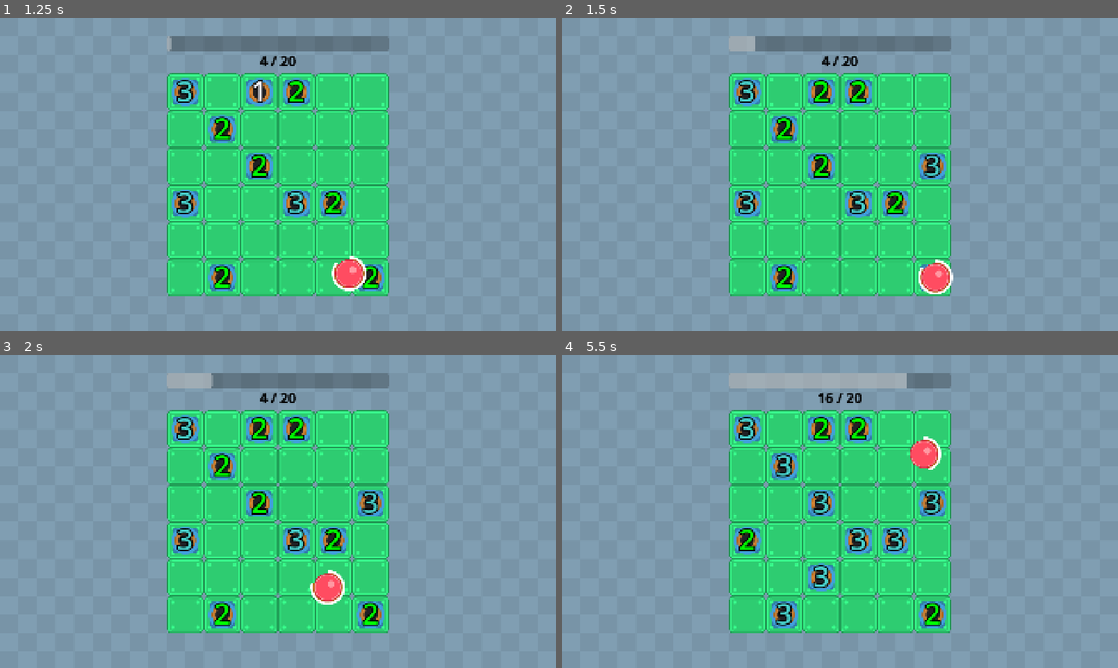
Above: before the commit, frames 1-4 (two rows, left to right).
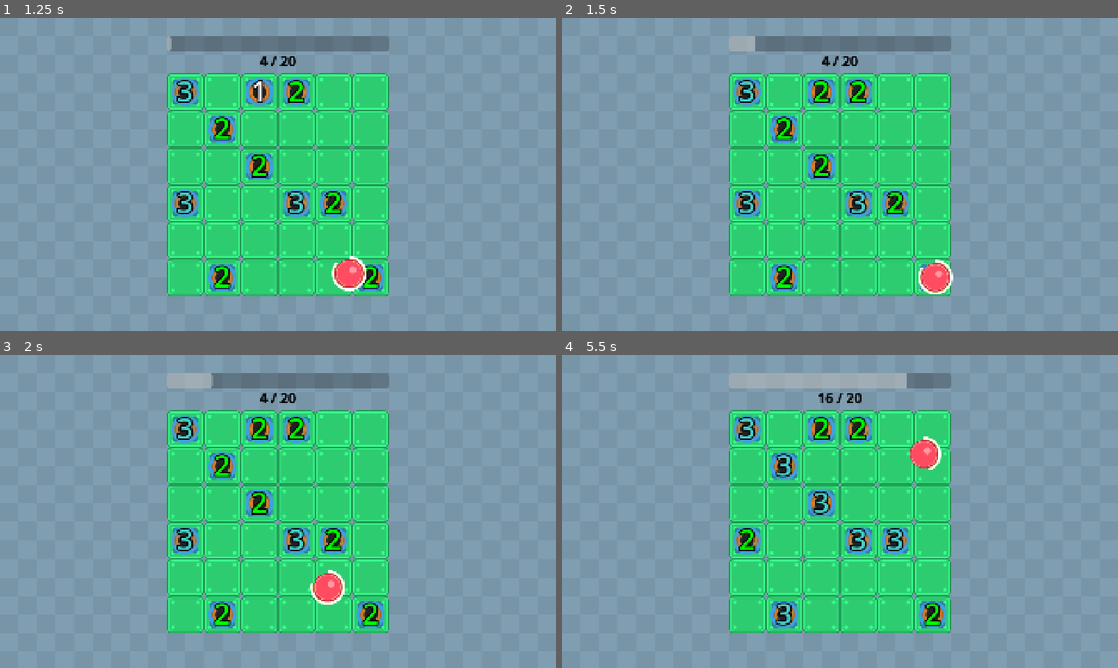
Above: after the commit, the same moments.

Repository: wanamelon/prototype_monorepo
Game: Godot game, scene res://source/bounce_main.tscn
Same seed, same stepped clock (60 frames per second), same inputs: the game is played once before the commit and once after it.
Inputs:
- Up to frame 1 (1.25 s): no input
- Up to frame 2 (1.5 s): no input
- Up to frame 3 (2 s): no input
- Up to frame 4 (5.5 s): no input

Frame 1 is identical in both runs. In frame 2, 0.4% of the frame differs, in the area x 64-70%, y 43-52%; in frame 3, 0.4%; in frame 4, 0.8%, in the area x 44-70%, y 43-76%.

Commit message:
Add pillar for bouncing
Limit max count

pillar delete after some hits

Diff:
--- a/roller/source/bounce_main.tscn
+++ b/roller/source/bounce_main.tscn
@@ -25,13 +25,18 @@
 item_id = 3
 metadata/_custom_type_script = "uid://ckw8rr21jqg1f"
 
+[sub_resource type="Resource" id="Resource_a5fj5"]
+script = ExtResource("2_vx23h")
+item_id = 4
+metadata/_custom_type_script = "uid://ckw8rr21jqg1f"
+
 [sub_resource type="ShaderMaterial" id="ShaderMaterial_to078"]
 shader = ExtResource("1_p5ard")
 shader_parameter/saturation = 0.30000001425
 
 [node name="BounceMain" type="Node2D"]
 script = ExtResource("1_ovsfe")
-items = Array[ExtResource("2_vx23h")]([SubResource("Resource_0panw"), SubResource("Resource_0panw"), SubResource("Resource_vx23h"), SubResource("Resource_k3n88"), SubResource("Resource_ovsfe")])
+items = Array[ExtResource("2_vx23h")]([SubResource("Resource_0panw"), SubResource("Resource_0panw"), SubResource("Resource_vx23h"), SubResource("Resource_k3n88"), SubResource("Resource_ovsfe"), SubResource("Resource_a5fj5")])
 
 [node name="TextureRect" type="TextureRect" parent="."]
 material = SubResource("ShaderMaterial_to078")
--- /dev/null
+++ b/roller/source/bounce_pillar.gd
@@ -0,0 +1,12 @@
+class_name BouncePillar extends Node2D
+
+var hit_points: int = 5
+
+func _ready():
+	$Hitbox.body_entered.connect(self._on_body_entered)
+
+func _on_body_entered(body):
+	if body is PlayerBall:
+		hit_points -= 1
+	if hit_points <= 0:
+		queue_free()
--- /dev/null
+++ b/roller/source/bounce_pillar.tscn
@@ -0,0 +1,27 @@
+[gd_scene load_steps=5 format=3 uid="uid://bej1km1vqhxtr"]
+
+[ext_resource type="Script" uid="uid://cam7syiypokk8" path="res://source/bounce_pillar.gd" id="1_kf50q"]
+[ext_resource type="Texture2D" uid="uid://ccdy67xn8m374" path="res://assets/rolling_ball/block_locked_square.png" id="1_no7k7"]
+
+[sub_resource type="RectangleShape2D" id="RectangleShape2D_kf50q"]
+size = Vector2(120, 120)
+
+[sub_resource type="RectangleShape2D" id="RectangleShape2D_wdnx5"]
+size = Vector2(124, 124)
+
+[node name="BouncePillar" type="Node2D"]
+script = ExtResource("1_kf50q")
+
+[node name="Sprite2D" type="Sprite2D" parent="."]
+scale = Vector2(2, 2)
+texture = ExtResource("1_no7k7")
+
+[node name="StaticBody2D" type="StaticBody2D" parent="."]
+
+[node name="CollisionShape2D" type="CollisionShape2D" parent="StaticBody2D"]
+shape = SubResource("RectangleShape2D_kf50q")
+
+[node name="Hitbox" type="Area2D" parent="."]
+
+[node name="CollisionShape2D" type="CollisionShape2D" parent="Hitbox"]
+shape = SubResource("RectangleShape2D_wdnx5")
--- a/roller/source/game_board.gd
+++ b/roller/source/game_board.gd
@@ -2,6 +2,7 @@
 
 const PLAYER_BALL_SCENE: PackedScene = preload("res://source/player_ball.tscn")
 const TILE_OBJECT_SCENE: PackedScene = preload("res://source/tile_object.tscn")
+const BOUNCE_PILLAR_SCENE: PackedScene = preload("res://source/bounce_pillar.tscn")
 var _random := RandomNumberGenerator.new()
 var _player_ball: PlayerBall
 
@@ -11,29 +12,42 @@
 	var available_cells: Array[Vector2i] = $TileMapLayer.get_used_cells().duplicate()
 	available_cells.shuffle()
 	for cell in available_cells.slice(0, 10 + round * 2):
-		_spawn_item(cell)
+		_spawn_item(_create_coin_random_level(), cell)
 
 func spawn_ball(items: Array[ItemDef]):
 	_player_ball = PLAYER_BALL_SCENE.instantiate().scene_init(items)
 	_player_ball.position = $TileMapLayer.map_to_local($TileMapLayer.get_used_cells().pick_random())
-	_player_ball.spawn_item.connect(self._spawn_item_in_random_cell)
+	_player_ball.spawn_item.connect(func (chance):
+		_spawn_item_in_random_cell(_create_coin_random_level(), chance))
+	_player_ball.spawn_bounce_pillar.connect(self._spawn_bounce_pillar)
 	add_child(_player_ball)
 	return _player_ball
 
-func _spawn_item(cell: Vector2i):
-	var grid_item: TileObject = TILE_OBJECT_SCENE.instantiate()
-	grid_item.position = $TileMapLayer.map_to_local(cell)
-	grid_item.level = _random.randi_range(1, 3)
-	$TileObjects.add_child(grid_item)
+func _create_coin_random_level():
+	var tile_obj = TILE_OBJECT_SCENE.instantiate()
+	tile_obj.level = _random.randi_range(1, 3)
+	return tile_obj
 
-func _spawn_item_in_random_cell(spawn_chance: float):
+func _spawn_item(item: Node2D, cell: Vector2i):
+	item.position = $TileMapLayer.map_to_local(cell)
+	$TileObjects.call_deferred("add_child", item)
+
+func _spawn_item_in_random_cell(item: Node2D, spawn_chance: float):
 	if _random.randf() > spawn_chance:
 		return
-	var available_cells: Array[Vector2i] = [] # $TileMapLayer.get_used_cells().duplicate()
+	var available_cells: Array[Vector2i] = []
 	var occupied_cells: Array[Vector2i] = []
 	for existing_item: Node2D in $TileObjects.get_children():
 		occupied_cells.append($TileMapLayer.local_to_map(existing_item.position))
 	for possible_grid_cell: Vector2i in $TileMapLayer.get_used_cells():
 		if not possible_grid_cell in occupied_cells:
 			available_cells.append(possible_grid_cell)
-	_spawn_item(available_cells.pick_random())
+	_spawn_item(item, available_cells.pick_random())
+
+func _spawn_bounce_pillar(spawn_chance: float):
+	var bounce_pillar_count: int = 0
+	for existing_item: Node2D in $TileObjects.get_children():
+		if existing_item is BouncePillar:
+			bounce_pillar_count += 1
+	if bounce_pillar_count < 4:
+		_spawn_item_in_random_cell(BOUNCE_PILLAR_SCENE.instantiate(), spawn_chance)
--- a/roller/source/item_def.gd
+++ b/roller/source/item_def.gd
@@ -4,7 +4,8 @@
 	ADD_STAMINA,
 	SPEED_BUFF_ON_DESTROY,
 	SPAWN_RANDOM_TILE_OBJECT,
-	LEVEL_UP_ITEM_ON_TOUCH
+	LEVEL_UP_ITEM_ON_TOUCH,
+	SPAWN_BOUNCE_PILLAR
 }
 
 @export var item_id: ItemId
--- a/roller/source/player_ball.gd
+++ b/roller/source/player_ball.gd
@@ -3,6 +3,7 @@
 signal finished(points: int)
 signal points_changed(old: int, new: int)
 signal spawn_item(chance: float)
+signal spawn_bounce_pillar(chance: float)
 
 var _random := RandomNumberGenerator.new()
 var _speed: float = 400.0
@@ -72,6 +73,8 @@
 		match item.item_id:
 			ItemDef.ItemId.SPEED_BUFF_ON_DESTROY:
 				_speed_buff_durations.append(2.5)
+			ItemDef.ItemId.SPAWN_BOUNCE_PILLAR:
+				spawn_bounce_pillar.emit(1.0)
 			_: pass
 
 func give_points(points: int):
Not shown: 1 places in roller/source/bounce_main.tscn that only renumber resources
Not shown, added: roller/source/bounce_pillar.gd.uid
Not shown, changed: roller/dev_notes.md
